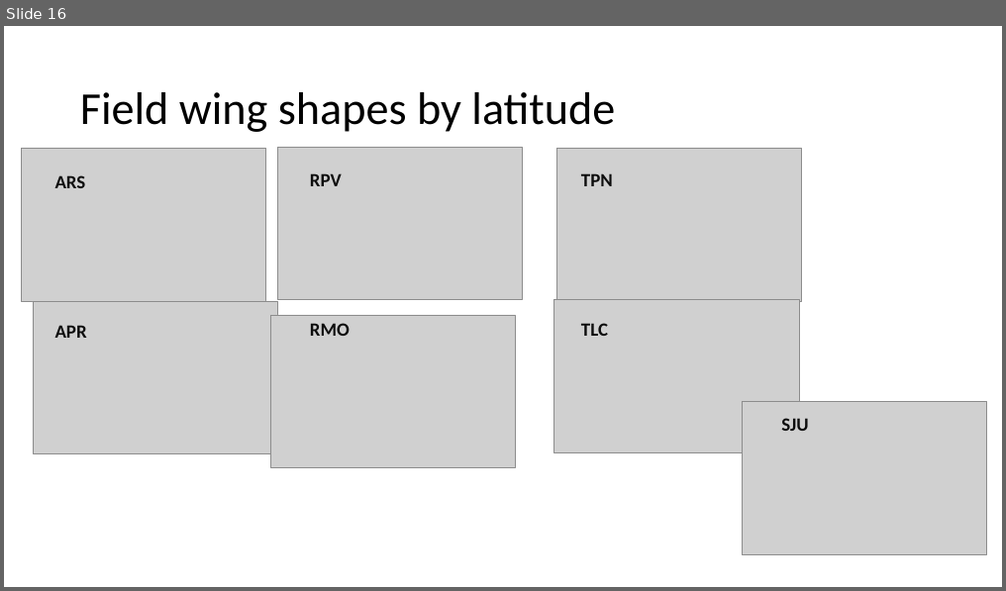
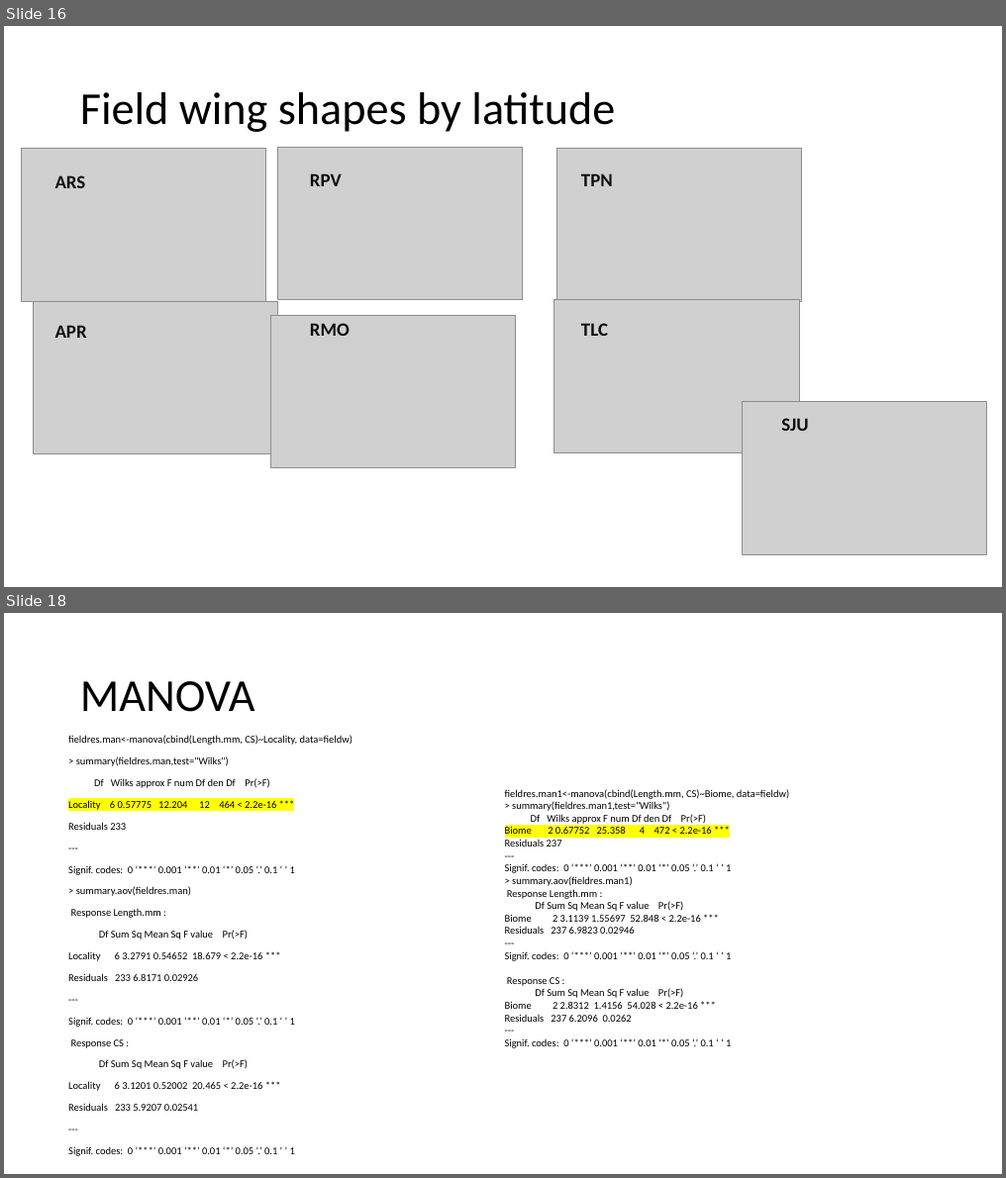
Before and after one commit to Virchu/wingproj, a slide deck: Gomez analysis plan/2017_10_15 Brazil Field An darlingi results.pptx. Shown one above the other, each under a label of ours: slide 16 before the commit, slides 16 and 18 after it; the slides between them are not shown. The pictures are 1006x591 and 1006x1178 pixels, drawn with LibreOffice and Linux fonts; fonts in the diff are those of the drawing; grey boxes stand for pictures. Boxes give left, top, right and bottom in pixels: in the first picture for what was removed or moved away, otherwise in the second. Text is boxed around its words. In the diff, an @@ line names an element or a change of style, - is before the commit and + after.

Commit message:
Cleaned up lab and field wings
Made better wing source files for future analysis of field and lab, excluded all trace of tpn 7

```diff
--- a/Gomez analysis plan/2017_10_15 Brazil Field An darlingi results.pptx
+++ b/Gomez analysis plan/2017_10_15 Brazil Field An darlingi results.pptx
@@ slide 18 added at box(4, 613, 1002, 1174), background #FFFFFF @@
@@ title added at box(80, 681, 255, 712), 44 pt, text #000000 @@
+MANOVA
@@ text added at box(68, 735, 352, 1157), 10 pt, text #000000 @@
+fieldres.man<-manova(cbind(Length.mm, CS)~Locality, data=fieldw)
+> summary(fieldres.man,test="Wilks")
+Df Wilks approx F num Df den Df Pr(>F)
+Locality 6 0.57775 12.204 12 464 < 2.2e-16 ***
+Residuals 233
+---
+Signif. codes: 0 ‘***’ 0.001 ‘**’ 0.01 ‘*’ 0.05 ‘.’ 0.1 ‘ ’ 1
+> summary.aov(fieldres.man)
+Response Length.mm :
+Df Sum Sq Mean Sq F value Pr(>F)
+Locality 6 3.2791 0.54652 18.679 < 2.2e-16 ***
+Residuals 233 6.8171 0.02926
+---
+Signif. codes: 0 ‘***’ 0.001 ‘**’ 0.01 ‘*’ 0.05 ‘.’ 0.1 ‘ ’ 1
+Response CS :
+Df Sum Sq Mean Sq F value Pr(>F)
+Locality 6 3.1201 0.52002 20.465 < 2.2e-16 ***
+Residuals 233 5.9207 0.02541
+---
+Signif. codes: 0 ‘***’ 0.001 ‘**’ 0.01 ‘*’ 0.05 ‘.’ 0.1 ‘ ’ 1
@@ text added at box(505, 789, 789, 1049), 10 pt, text #000000 @@
+fieldres.man1<-manova(cbind(Length.mm, CS)~Biome, data=fieldw)
+> summary(fieldres.man1,test="Wilks")
+Df Wilks approx F num Df den Df Pr(>F)
+Biome 2 0.67752 25.358 4 472 < 2.2e-16 ***
+Residuals 237
+---
+Signif. codes: 0 ‘***’ 0.001 ‘**’ 0.01 ‘*’ 0.05 ‘.’ 0.1 ‘ ’ 1
+> summary.aov(fieldres.man1)
+Response Length.mm :
+Df Sum Sq Mean Sq F value Pr(>F)
+Biome 2 3.1139 1.55697 52.848 < 2.2e-16 ***
+Residuals 237 6.9823 0.02946
+---
+Signif. codes: 0 ‘***’ 0.001 ‘**’ 0.01 ‘*’ 0.05 ‘.’ 0.1 ‘ ’ 1
+Response CS :
+Df Sum Sq Mean Sq F value Pr(>F)
+Biome 2 2.8312 1.4156 54.028 < 2.2e-16 ***
+Residuals 237 6.2096 0.0262
+---
+Signif. codes: 0 ‘***’ 0.001 ‘**’ 0.01 ‘*’ 0.05 ‘.’ 0.1 ‘ ’ 1
```
Also in this commit, not shown: 1 other slide added, 17 other files.
